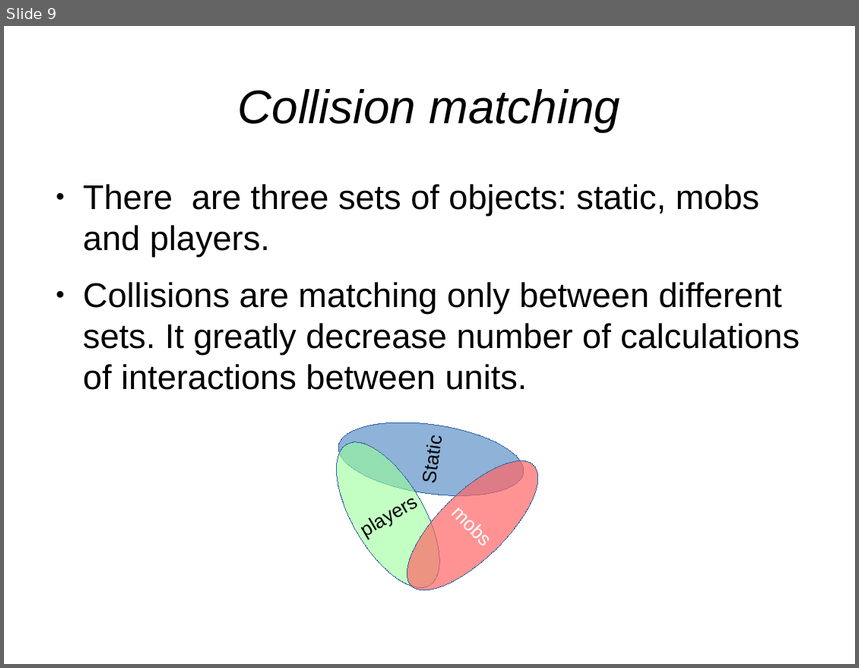
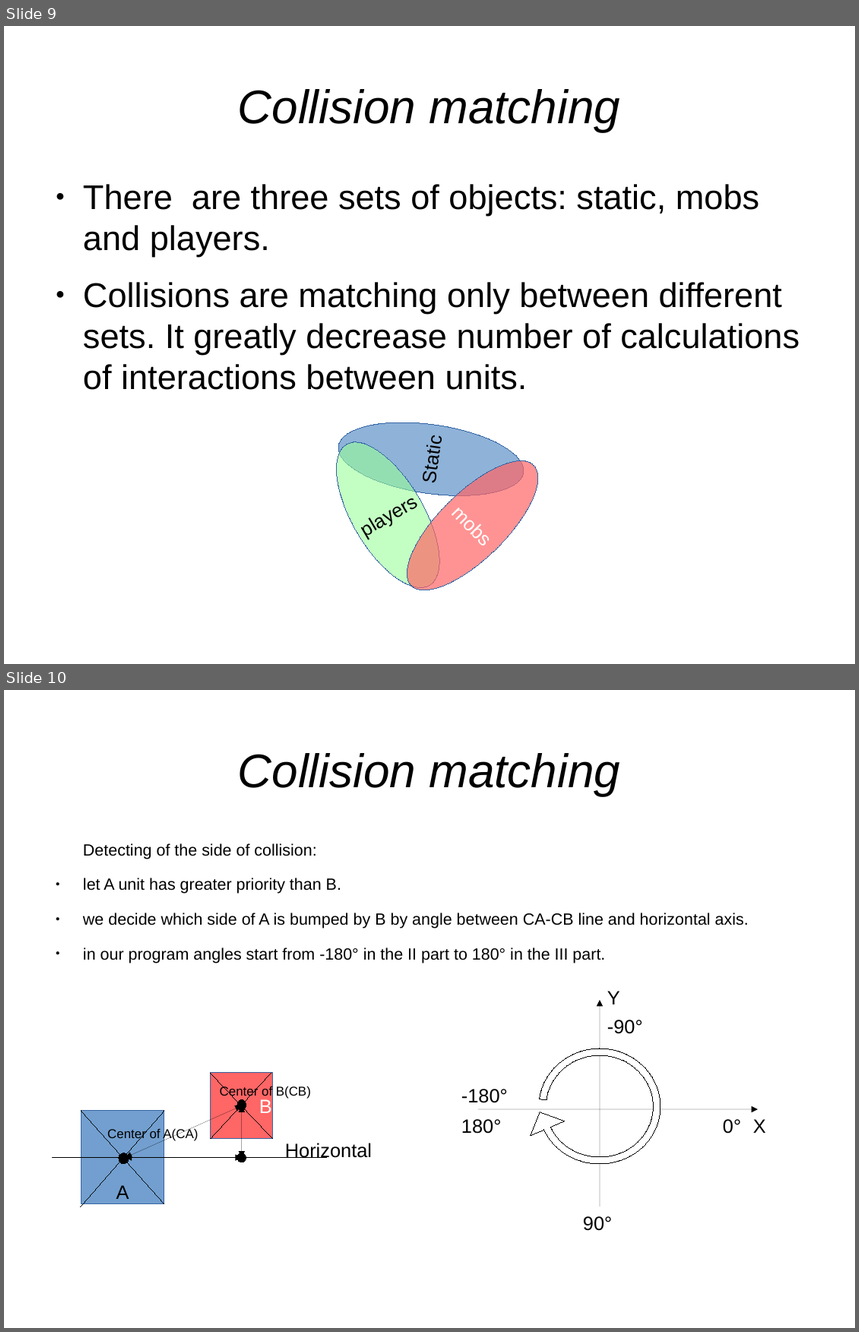
Before and after one commit to Shadasviar/mario, a slide deck: Documentation/Introduction.odp. Shown one above the other, each under a label of ours: slide 9 before the commit, slides 9 and 10 after it. The pictures are 859x668 and 859x1332 pixels, drawn with LibreOffice and Linux fonts; fonts in the diff are those of the drawing. Boxes give left, top, right and bottom in pixels: in the first picture for what was removed or moved away, otherwise in the second. Text is boxed around its words. In the diff, an @@ line names an element or a change of style, - is before the commit and + after.

Commit message:
Update presentation.

```diff
--- a/Documentation/Introduction.odp
+++ b/Documentation/Introduction.odp
@@ slide 10 added at (x1=4, y1=690, x2=855, y2=1328), background #FFFFFF @@
@@ title added at (x1=238, y1=753, x2=621, y2=796), 44 pt, text #000000, italic @@
+Collision matching
@@ text added at (x1=83, y1=844, x2=749, y2=964), 15.2 pt, text #000000 @@
+Detecting of the side of collision:
+● let A unit has greater priority than B.
+● we decide which side of A is bumped by B by angle between CA-CB line and horizontal axis.
+● in our program angles start from -180° in the II part to 180° in the III part.
@@ arrow added from (601, 1207) to (601, 1001), #000000 0 pt @@
@@ text added at (x1=607, y1=991, x2=620, y2=1005), 18 pt, text #000000 @@
+Y
@@ text added at (x1=607, y1=1020, x2=643, y2=1034), 18 pt, text #000000 @@
+-90°
@@ freeform shape added at (x1=539, y1=1049, x2=661, y2=1165), fill #FFFFFF, outline #000000 0 pt @@
@@ rectangle added at (x1=210, y1=1073, x2=273, y2=1138), fill #FF6666, outline #3465A4 0 pt, 18 pt, text #FFFFFF @@
+B
@@ line added from (210, 1073) to (273, 1138), #000000 0 pt @@
@@ line added from (210, 1138) to (272, 1073), #000000 0 pt @@
@@ text added at (x1=220, y1=1085, x2=311, y2=1099), 12 pt, text #000000 @@
+Center of B(CB)
@@ text added at (x1=462, y1=1089, x2=508, y2=1103), 18 pt, text #000000 @@
+-180°
@@ line added from (164, 1111) to (81, 1207), #000000 0 pt @@
@@ rectangle added at (x1=82, y1=1111, x2=164, y2=1205), fill #729FCF, outline #3465A4 0 pt, 18 pt, text #000000 @@
+A
@@ line added from (82, 1111) to (164, 1205), #000000 0 pt @@
@@ double arrow added from (126, 1158) to (242, 1106), #000000 0 pt @@
@@ ellipse added at (x1=237, y1=1100, x2=246, y2=1111), fill #000000, outline #000000 0 pt @@
@@ double arrow added from (242, 1106) to (242, 1158), #000000 0 pt @@
@@ text added at (x1=462, y1=1119, x2=501, y2=1134), 18 pt, text #000000 @@
+180°
@@ arrow added from (478, 1110) to (758, 1110), #000000 0 pt @@
@@ text added at (x1=723, y1=1119, x2=741, y2=1134), 18 pt, text #000000 @@
+0°
@@ text added at (x1=753, y1=1119, x2=766, y2=1133), 18 pt, text #000000 @@
+X
@@ text added at (x1=107, y1=1128, x2=198, y2=1141), 12 pt, text #000000 @@
+Center of A(CA)
@@ text added at (x1=285, y1=1143, x2=372, y2=1158), 18 pt, text #000000 @@
+Horizontal
@@ line added from (53, 1158) to (327, 1158), #000000 0 pt @@
@@ ellipse added at (x1=119, y1=1154, x2=129, y2=1164), fill #000000, outline #000000 0 pt @@
@@ double arrow added from (126, 1158) to (242, 1158), #000000 0 pt @@
@@ ellipse added at (x1=237, y1=1154, x2=246, y2=1163), fill #000000, outline #000000 0 pt @@
@@ text added at (x1=583, y1=1217, x2=612, y2=1231), 18 pt, text #000000 @@
+90°
```
Also in this commit, not shown: 1 other file.
